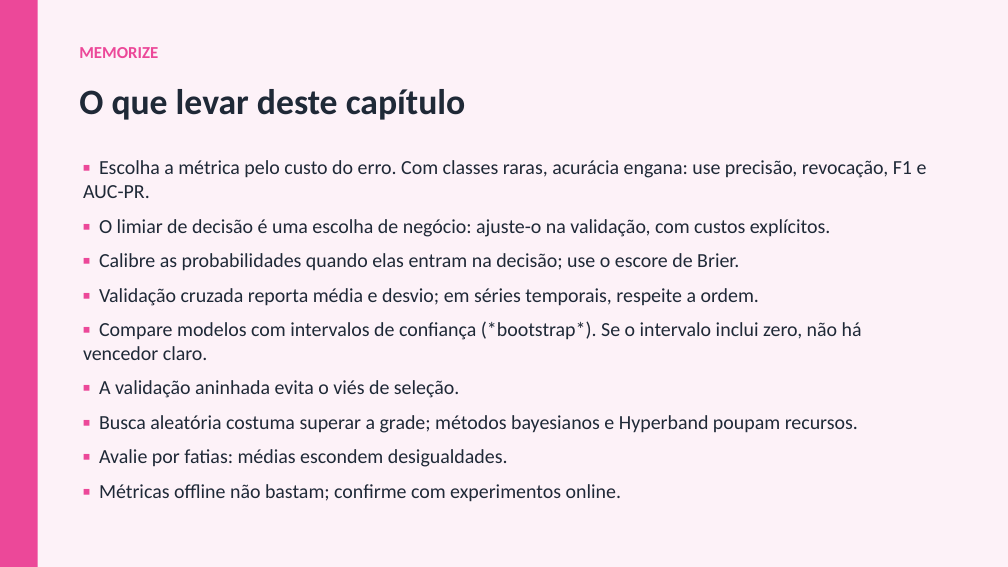
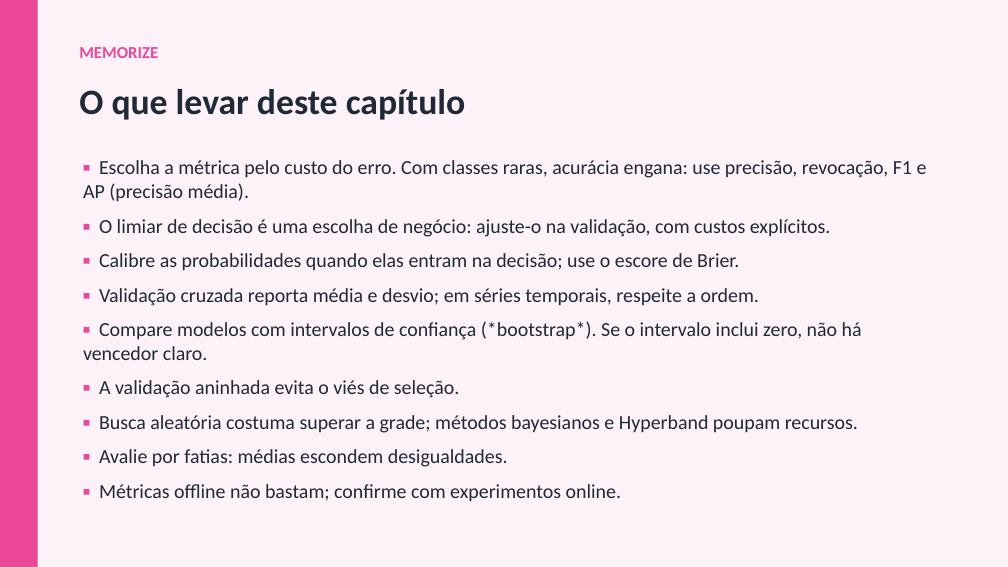
Before and after one commit to arakenmedeiros/claude, a slide deck: slide 20 of mlops/slides/Cap06_Avaliacao_Rigorosa_e_Otimizacao_de_Hiper.pptx. Drawn at 1008x567 pixels with LibreOffice and Linux fonts; fonts in the diff are those of the drawing. Boxes give left, top, right and bottom in pixels: in the first picture for what was removed or moved away, otherwise in the second. Text is boxed around its words. In the diff, an @@ line names an element or a change of style, - is before the commit and + after.

```diff
--- a/mlops/slides/Cap06_Avaliacao_Rigorosa_e_Otimizacao_de_Hiper.pptx
+++ b/mlops/slides/Cap06_Avaliacao_Rigorosa_e_Otimizacao_de_Hiper.pptx
@@ text at (83, 160, 927, 202): text changed @@
-▪ Escolha a métrica pelo custo do erro. Com classes raras, acurácia engana: use precisão, revocação, F1 e AUC-PR.
+▪ Escolha a métrica pelo custo do erro. Com classes raras, acurácia engana: use precisão, revocação, F1 e AP (precisão média).
```
Also in this commit, not shown: 1 other slide changed, 19 other files.
